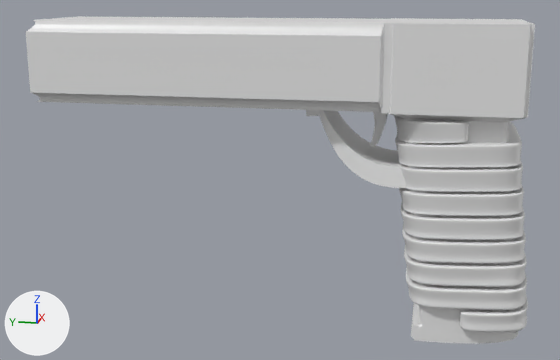
An edit to the glTF model resources/models/main_character.glb, drawn before and after from the same camera.
Rendered twice from a camera (50 mm lens) standing at (-16.46, 0.91, 5.87) and looking at (-0.07, 4.19, 1.77). Arrows for +X, +Y and +Z are at lower left; the lights stay in place. Where no turn or scale is listed for an object, it has been applied to the vertices.
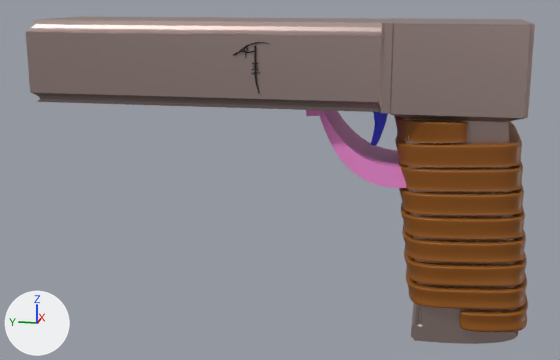
Boxes (x1, y1, x2, y2) around the edits, measured in the pictures (560 x 360 px):
'Cube', recoloured: (26, 16, 535, 344) in both
'strip002', recoloured (grey to brown): (394, 116, 528, 332) in both
'Cube.001', recoloured (grey to pink): (306, 110, 410, 190) in both
'Cube.002', recoloured (grey to blue): (371, 112, 388, 146) in both
'Cube.006', added: after (233, 42, 270, 94)

The change, as a diff of the scene's bpy script:
```diff
--- a/resources/models/main_character.glb.py
+++ b/resources/models/main_character.glb.py
@@ mat_material_008 @@
+mat_material_008 = principled_material('Material.008')
+mat_material_008.base_color = (0.288, 0.0909, 0.00618)  # brown #925512
@@ mat_material_010 @@
+mat_material_010 = principled_material('Material.010')
+mat_material_010.base_color = (0.0394, 0.0583, 0.8)  # blue #3844e7
@@ mat_material_009 @@
+mat_material_009 = principled_material('Material.009')
+mat_material_009.base_color = (0.8, 0.226, 0.59)  # pink #e783ca
@@ mat_material_007 @@
+mat_material_007 = principled_material('Material.007')
+mat_material_007.base_color = (0.458, 0.353, 0.331)  # grey #b4a09c
+mat_material_007.metallic = 1.0
@@ mat_material_006 @@
+mat_material_006 = principled_material('Material.006')
+mat_material_006.base_color = (0.0, 0.0, 0.0)  # black #000000
@@ me_cube @@
 me_cube.from_pydata(...)  # 186 vertices, 368 faces; spans x -1.33..1.33, y -1.0..9.35, z -1.36..5.24
-me_cube.materials.append(mat_material)  # white #e7e7e7
+me_cube.materials.append(mat_material_007)  # grey #b4a09c
@@ me_cube_001 @@
 me_cube_001.from_pydata(...)  # 96 vertices, 188 faces; spans x -0.92..0.92, y -1.35..1.1, z -2.66..-0.9
+me_cube_001.materials.append(mat_material_009)  # pink #e783ca
@@ me_cube_002 @@
 me_cube_002.from_pydata(...)  # 40 vertices, 76 faces; spans x -0.361..0.39, y -0.167..0.167, z -0.487..0.487
+me_cube_002.materials.append(mat_material_010)  # blue #3844e7
@@ me_plane @@
 me_plane.from_pydata(...)  # 16482 vertices, 32960 faces; spans x -1.42..1.11, y -1.22..1.74, z -0.97..3.37
+me_plane.materials.append(mat_material_008)  # brown #925512
@@ me_cube_011 @@
+me_cube_011.from_pydata(...)  # 216 vertices, 408 faces; spans x -0.05..0.05, y -0.286..0.464, z -0.722..0.29
+me_cube_011.materials.append(mat_material_006)  # black #000000
@@ ob_cube_006 @@
+ob_cube_006 = bpy.data.objects.new('Cube.006', me_cube_011)
+ob_cube_006.location = (-1.33, 4.43, 4.57)
```
